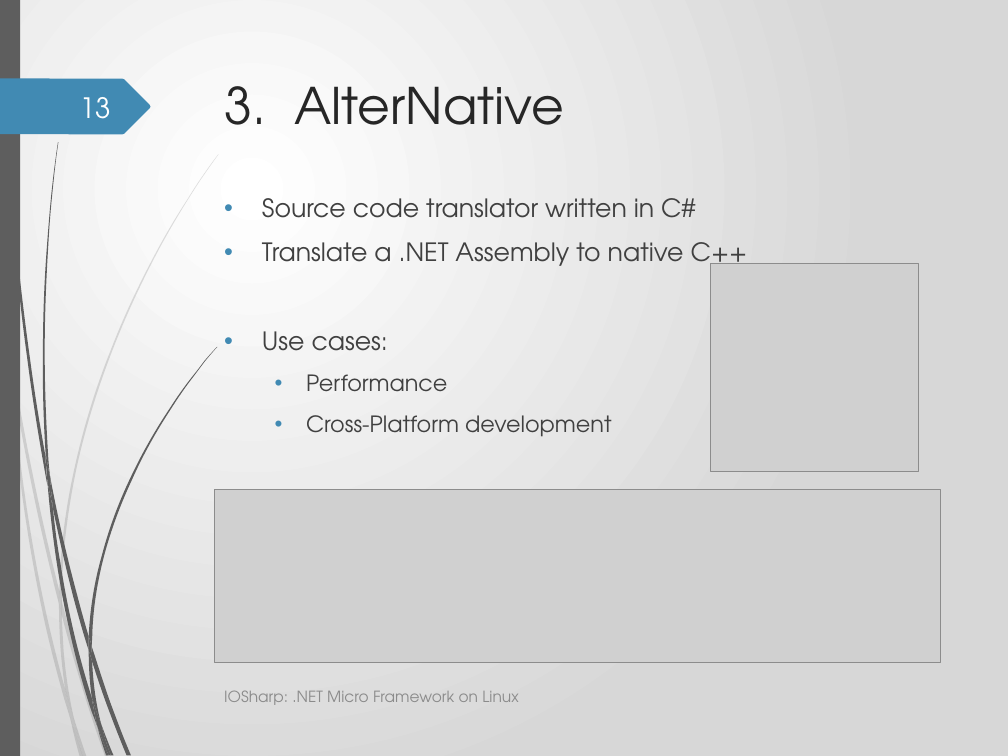
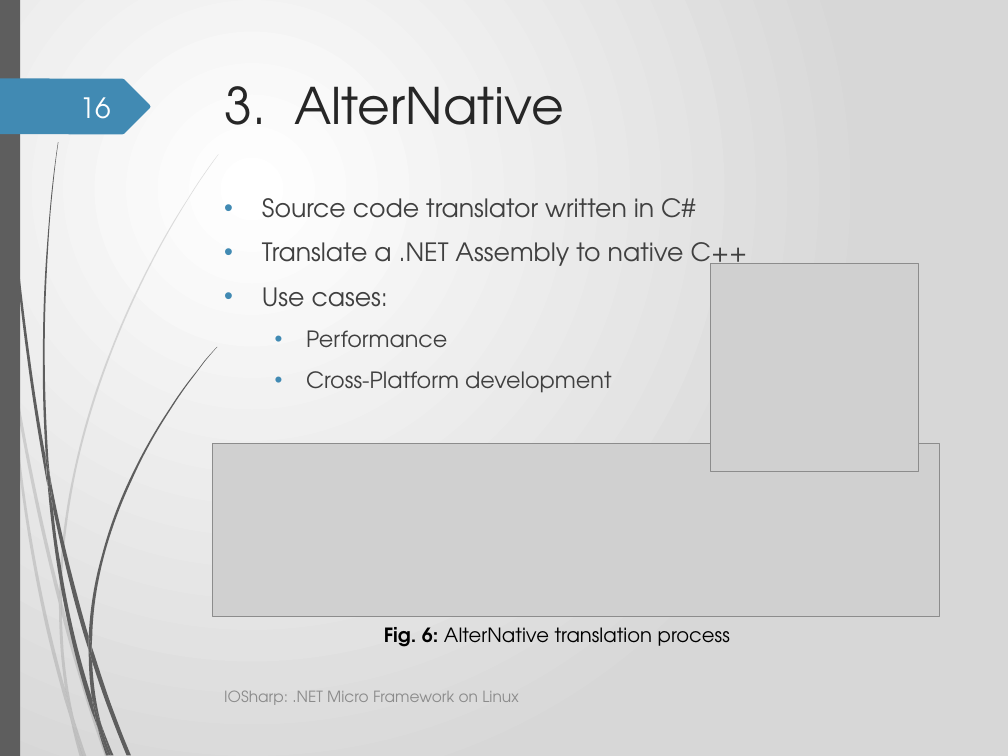
Before and after one commit to GerardSoleCa/BachelorThesisMisc, a slide deck: slide 16 of ThesisDoc/IOSharp2.pptx (slide 13 before the commit). Drawn at 1008x756 pixels with LibreOffice and Linux fonts; fonts in the diff are those of the drawing; grey boxes stand for pictures; background and template pictures are left out. Boxes give left, top, right and bottom in pixels: in the first picture for what was removed or moved away, otherwise in the second. Text is boxed around its words. In the diff, an @@ line names an element or a change of style, - is before the commit and + after.

```diff
--- a/ThesisDoc/IOSharp2.pptx
+++ b/ThesisDoc/IOSharp2.pptx
@@ page number at [80,97,111,119]: text changed @@
-13
+16
@@ text "Source code translator written in ..." rewrapped from [262,198,748,437] to [262,198,748,393] @@
@@ picture: place and size @@
-picture at [214,489,940,662]
+picture at [213,444,939,617]
@@ text added at [384,627,730,647], 14 pt, text #000000 @@
+Fig. 6: AlterNative translation process
```
Also in this commit, not shown: 19 other slides changed, 4 slides added, 1 slide removed, 7 other files.
